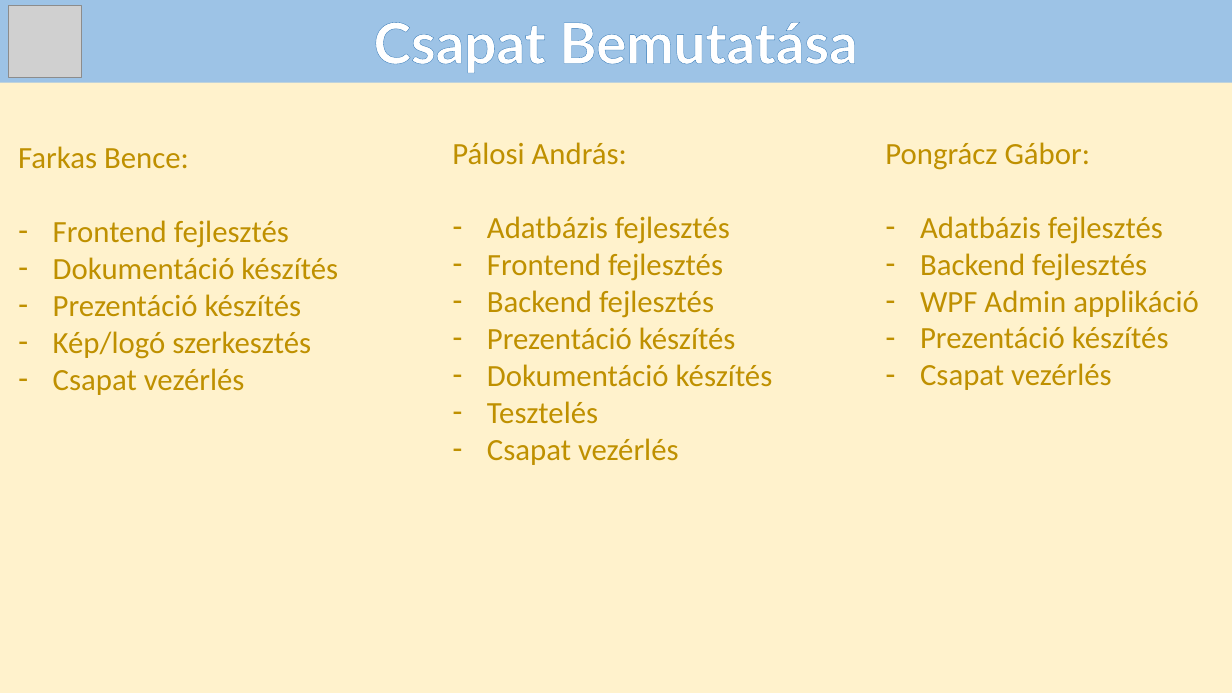
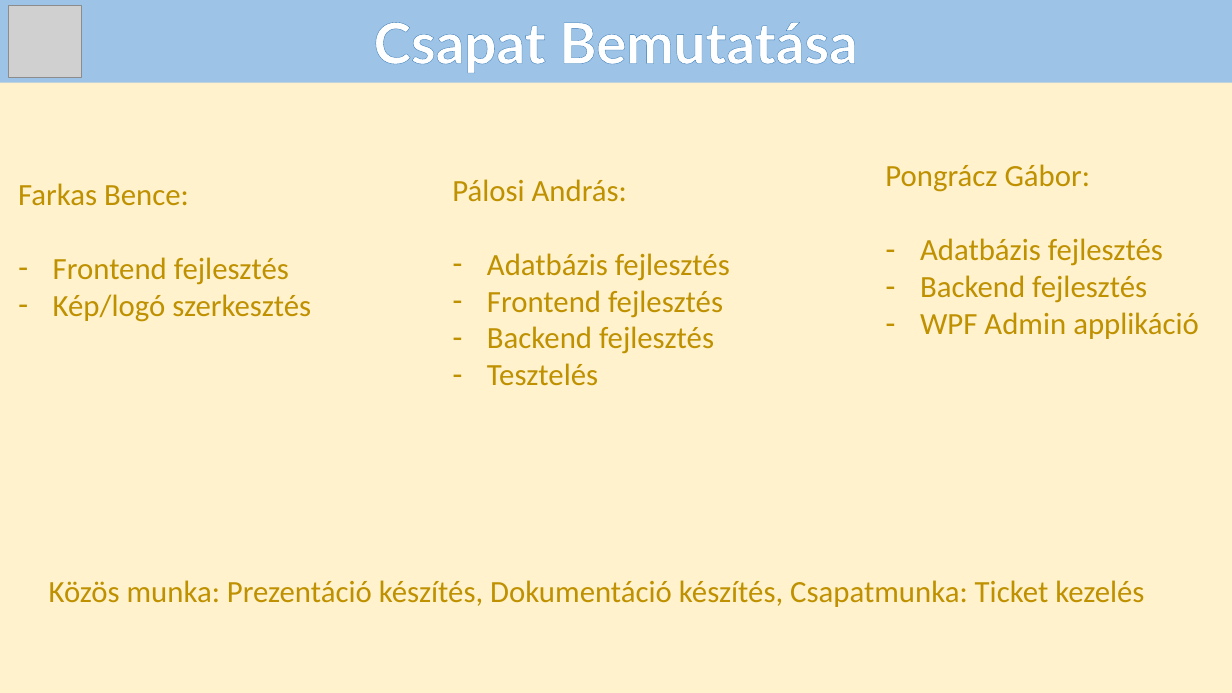
Before and after one commit to Andras-12c/Dozsa-Csarda, a slide deck: slide 3 of DózsaCsárda_PA_FB_PG.pptx (slide 2 before the commit). Drawn at 1232x693 pixels with LibreOffice and Linux fonts; fonts in the diff are those of the drawing; grey boxes stand for pictures. Boxes give left, top, right and bottom in pixels: in the first picture for what was removed or moved away, otherwise in the second. Text is boxed around its words. In the diff, an @@ line names an element or a change of style, - is before the commit and + after.

```diff
--- a/DózsaCsárda_PA_FB_PG.pptx
+++ b/DózsaCsárda_PA_FB_PG.pptx
@@ text "Farkas Bence:": place and size @@
-text "Farkas Bence:" at (18, 146, 338, 395)
+text "Farkas Bence:" at (18, 183, 311, 322)
@@ text "Pálosi András:": place and size @@
-text "Pálosi András:" at (452, 142, 773, 465)
+text "Pálosi András:" at (452, 179, 730, 386)
@@ text "Pongrácz Gábor:": place and size @@
-text "Pongrácz Gábor:" at (885, 142, 1199, 390)
+text "Pongrácz Gábor:" at (885, 164, 1199, 339)
@@ text at (53, 257, 338, 317): paragraphs removed @@
-– Dokumentáció készítés
-– Prezentáció készítés
@@ text at (487, 327, 773, 387): paragraphs removed @@
-– Prezentáció készítés
-– Dokumentáció készítés
@@ text at (920, 326, 1169, 390): paragraphs removed @@
-– Prezentáció készítés
-– Csapat vezérlés
@@ text at (53, 368, 245, 395): paragraph removed @@
-– Csapat vezérlés
@@ text at (487, 438, 679, 465): paragraph removed @@
-– Csapat vezérlés
@@ text added at (49, 580, 1144, 607), 24 pt, text #BF9000 @@
+Közös munka: Prezentáció készítés, Dokumentáció készítés, Csapatmunka: Ticket kezelés
```
Also in this commit, not shown: 1 slide added.
